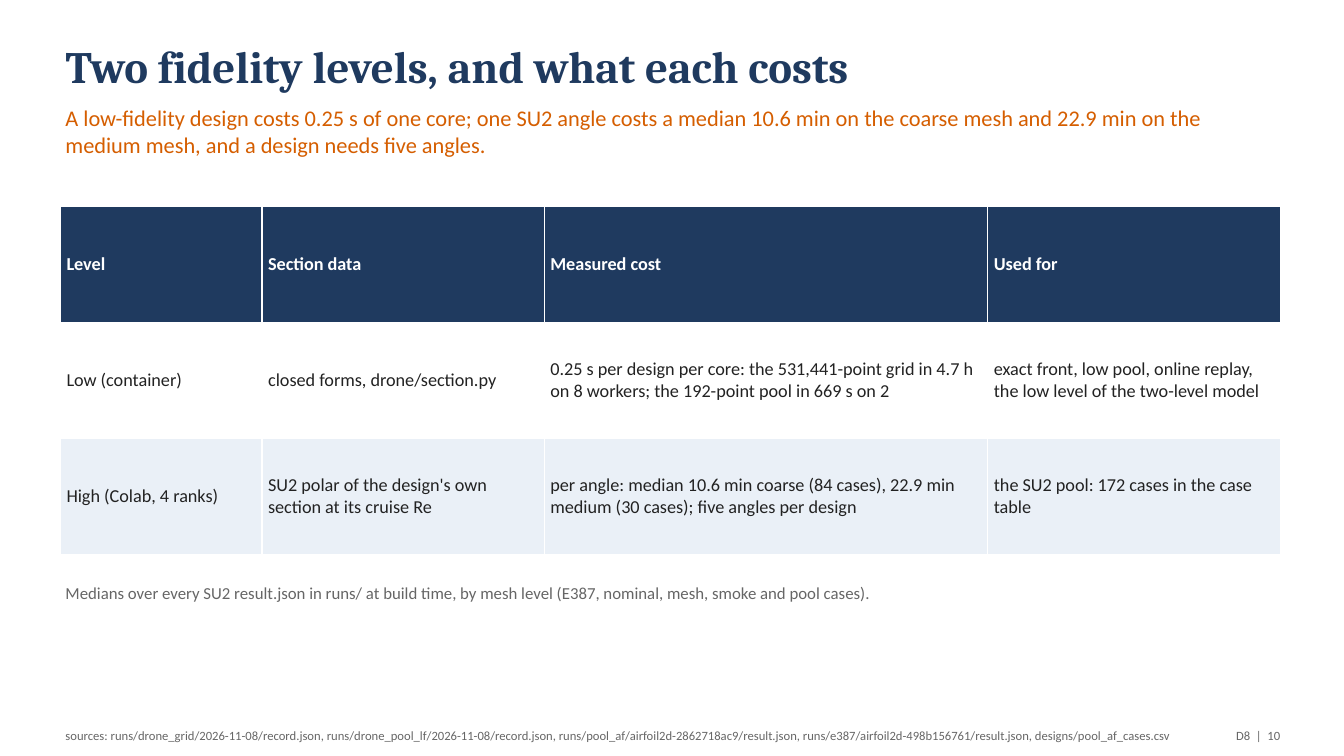
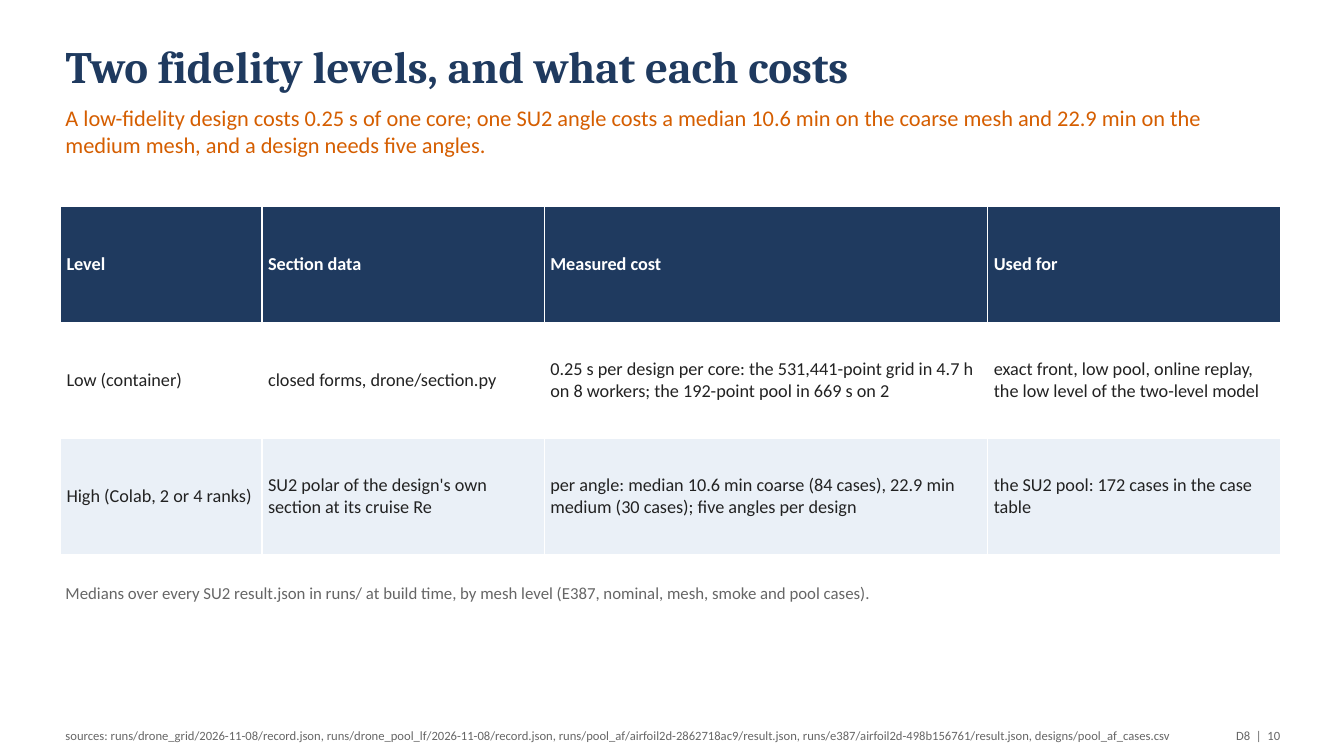
Before and after one commit to emarinhoss/ai-engineering, a slide deck: slide 10 of docs/talk/deck_drone.pptx. Drawn at 1344x756 pixels with LibreOffice and Linux fonts; fonts in the diff are those of the drawing. Boxes give left, top, right and bottom in pixels: in the first picture for what was removed or moved away, otherwise in the second. Text is boxed around its words. In the diff, an @@ line names an element or a change of style, - is before the commit and + after.

```diff
--- a/docs/talk/deck_drone.pptx
+++ b/docs/talk/deck_drone.pptx
@@ table at bbox=[60, 207, 1280, 555] @@
-row 3, column 1: High (Colab, 4 ranks)
+row 3, column 1: High (Colab, 2 or 4 ranks)
```
Also in this commit, not shown: 1 other slide changed, 3 other files.
